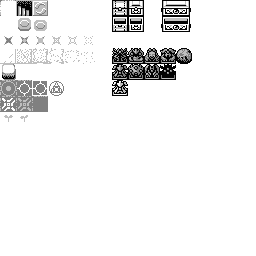
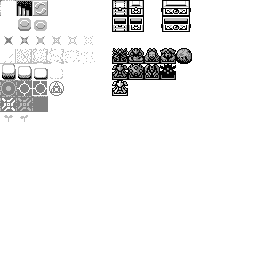
Layer changes from the first 256x256 image to the second:
painted on "Spritesheet" over (18, 66, 63, 80)
